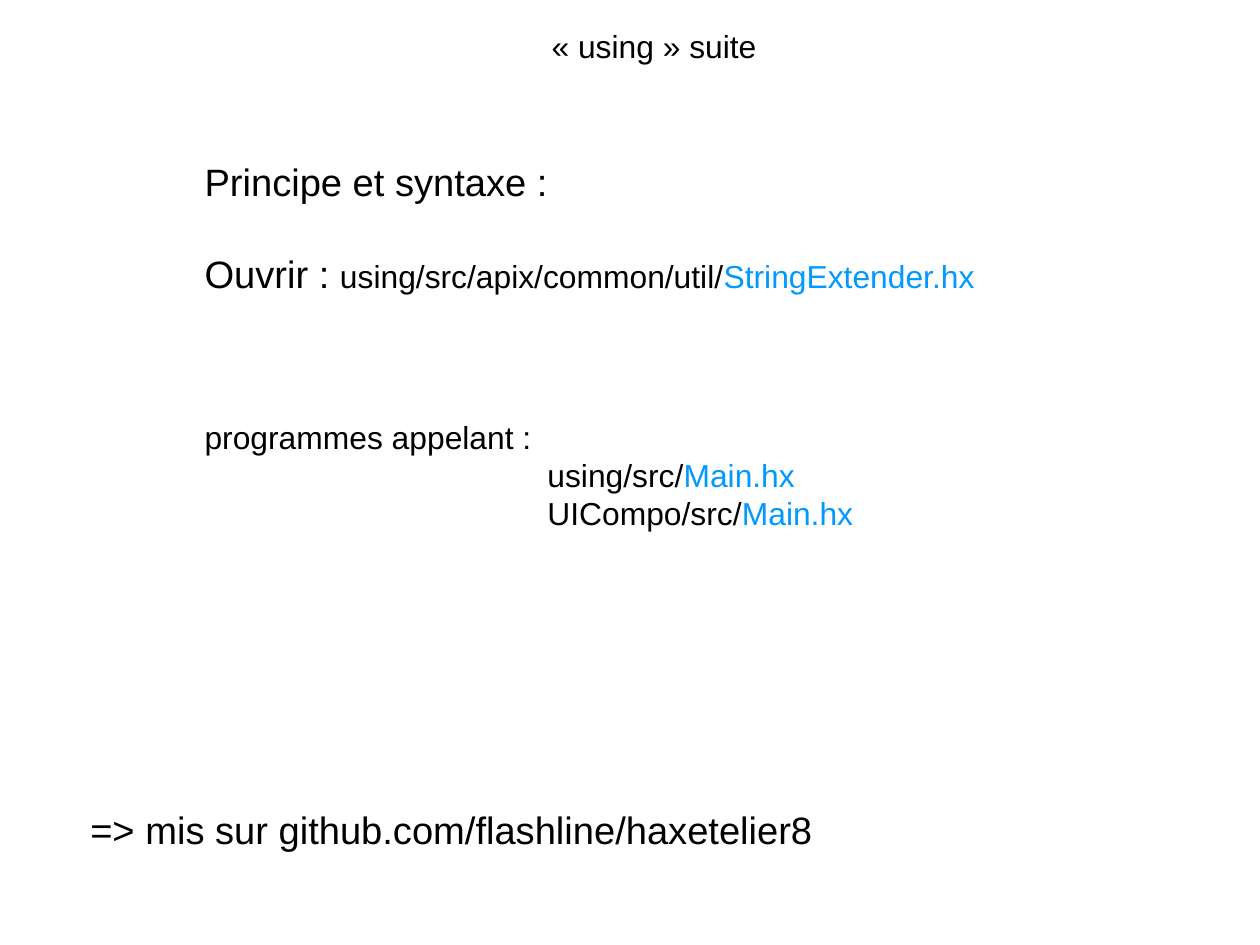
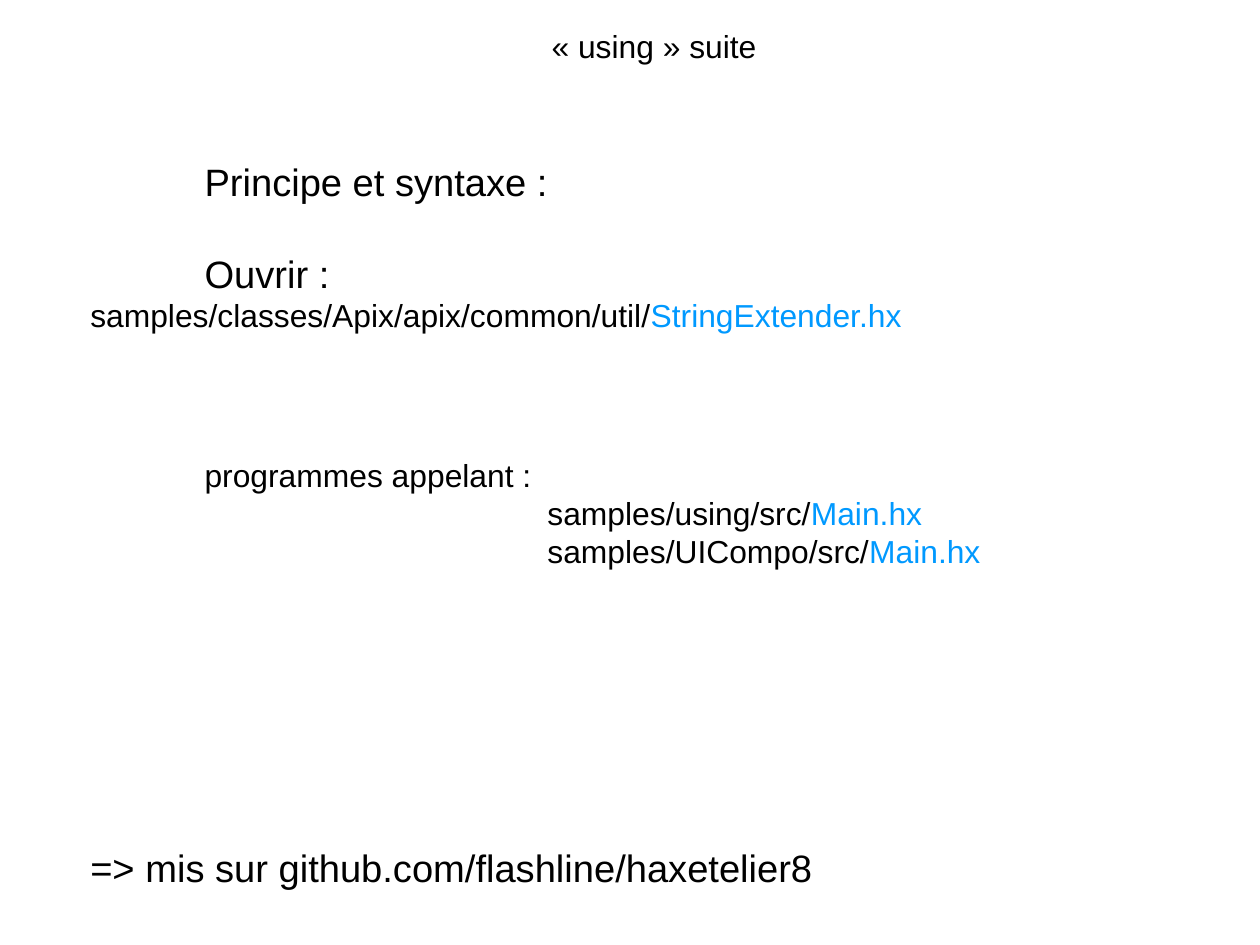
Before and after one commit to flashline/Haxetelier8, a slide deck: slide 8 of odp/haxetelier-8.odp. Drawn at 1260x945 pixels with LibreOffice and Linux fonts; fonts in the diff are those of the drawing. Boxes give left, top, right and bottom in pixels: in the first picture for what was removed or moved away, otherwise in the second. Text is boxed around its words. In the diff, an @@ line names an element or a change of style, - is before the commit and + after.

```diff
--- a/odp/haxetelier-8.odp
+++ b/odp/haxetelier-8.odp
@@ text at (90,260,901,333): text changed @@
-Ouvrir : using/src/apix/common/util/StringExtender.hx
+Ouvrir : samples/classes/Apix/apix/common/util/StringExtender.hx
@@ text at (547,502,980,569): text changed @@
-using/src/Main.hx
-UICompo/src/Main.hx
+samples/using/src/Main.hx
+samples/UICompo/src/Main.hx
```
Also in this commit, not shown: 1 other slide changed, 1 other file.
